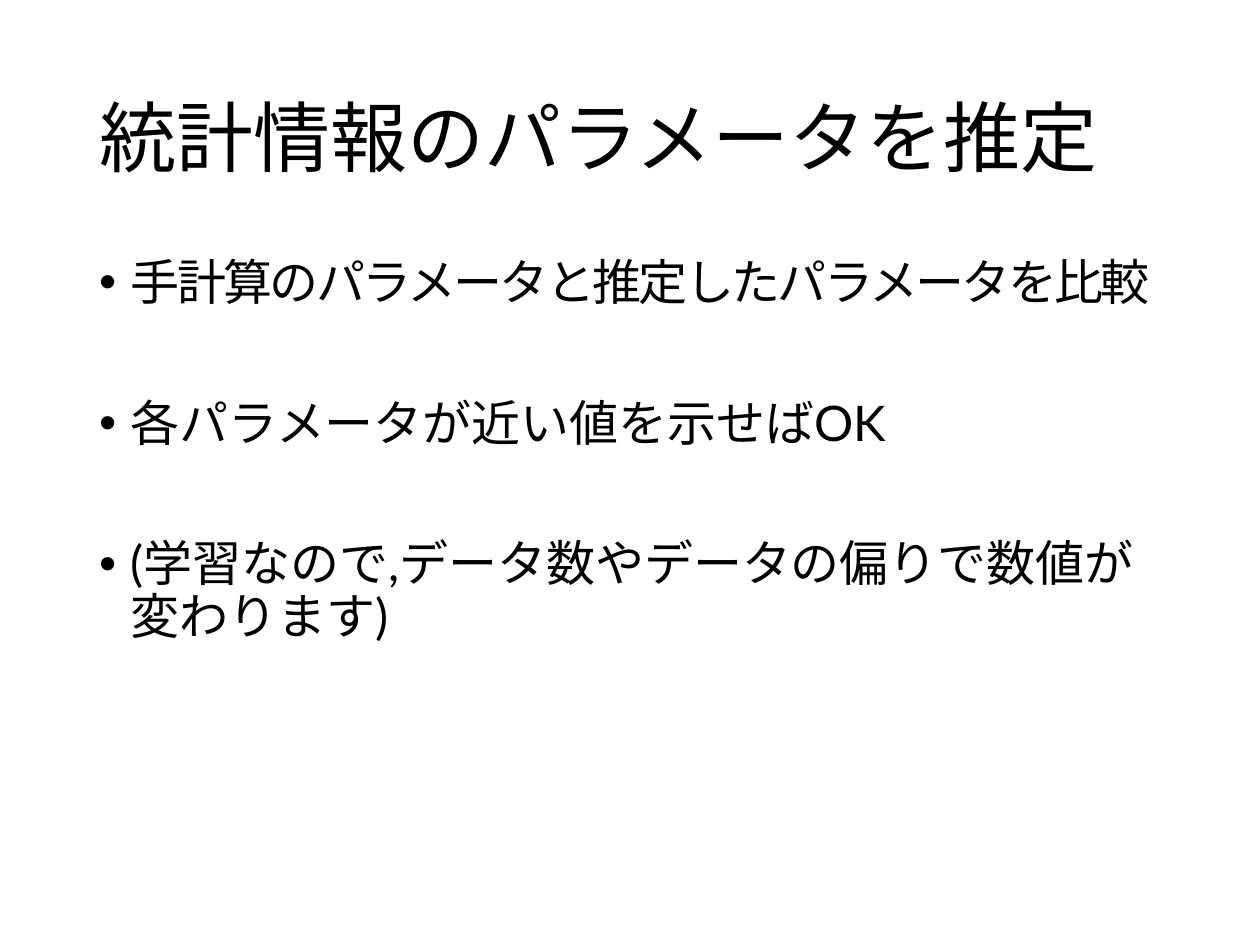
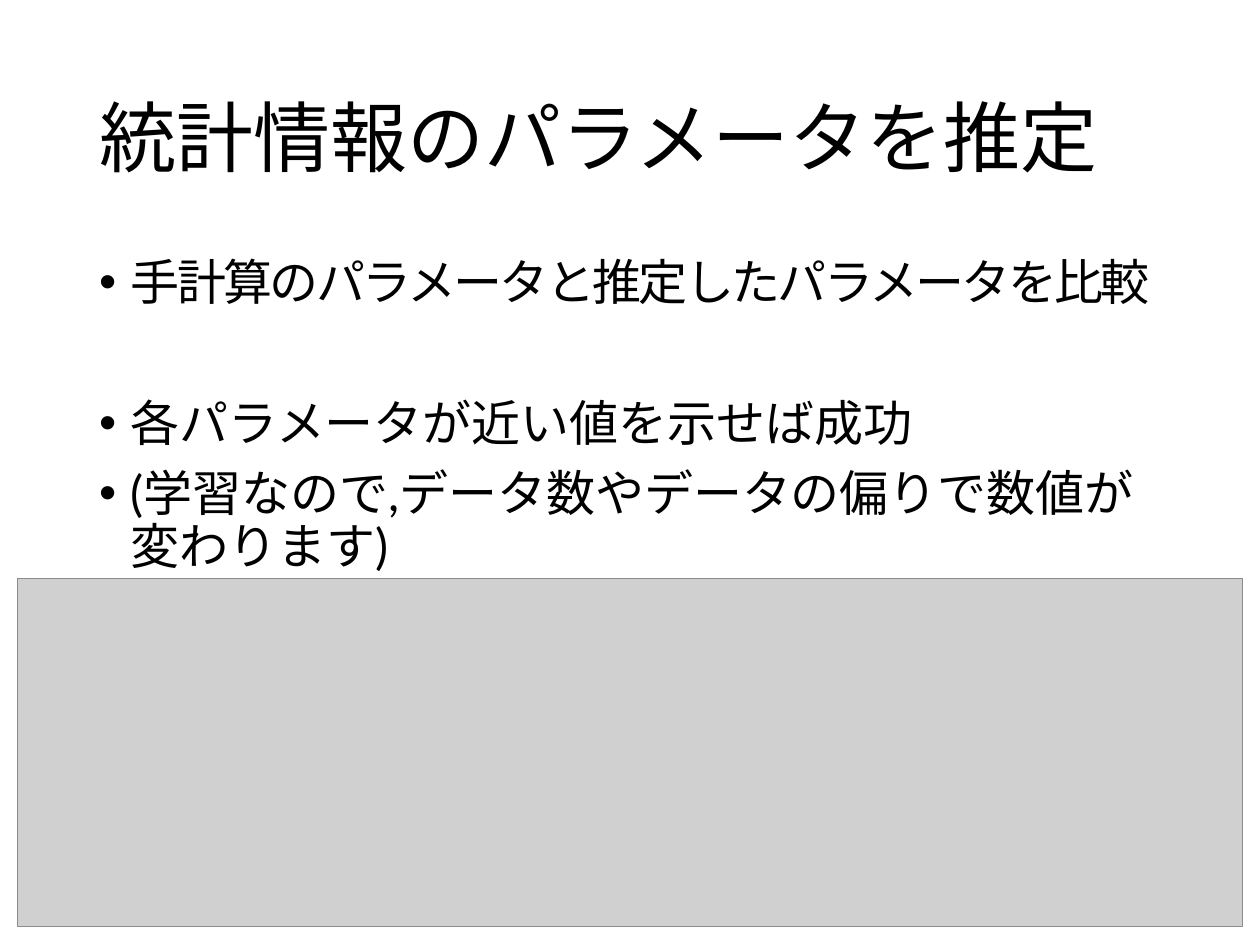
Before and after one commit to 2017B4/rinko_production, a slide deck: slide 26 of slide/輪講実習.pptx (slide 27 before the commit). Drawn at 1260x945 pixels with LibreOffice and Linux fonts; fonts in the diff are those of the drawing; grey boxes stand for pictures. Boxes give left, top, right and bottom in pixels: in the first picture for what was removed or moved away, otherwise in the second. Text is boxed around its words. In the diff, an @@ line names an element or a change of style, - is before the commit and + after.

```diff
--- a/slide/輪講実習.pptx
+++ b/slide/輪講実習.pptx
@@ text at box(131, 399, 912, 445): text changed @@
-• 各パラメータが近い値を示せばOK
+• 各パラメータが近い値を示せば成功
@@ picture added at box(18, 578, 1242, 927) @@
```
Also in this commit, not shown: 8 other slides changed, 1 slide added, 1 slide removed.
